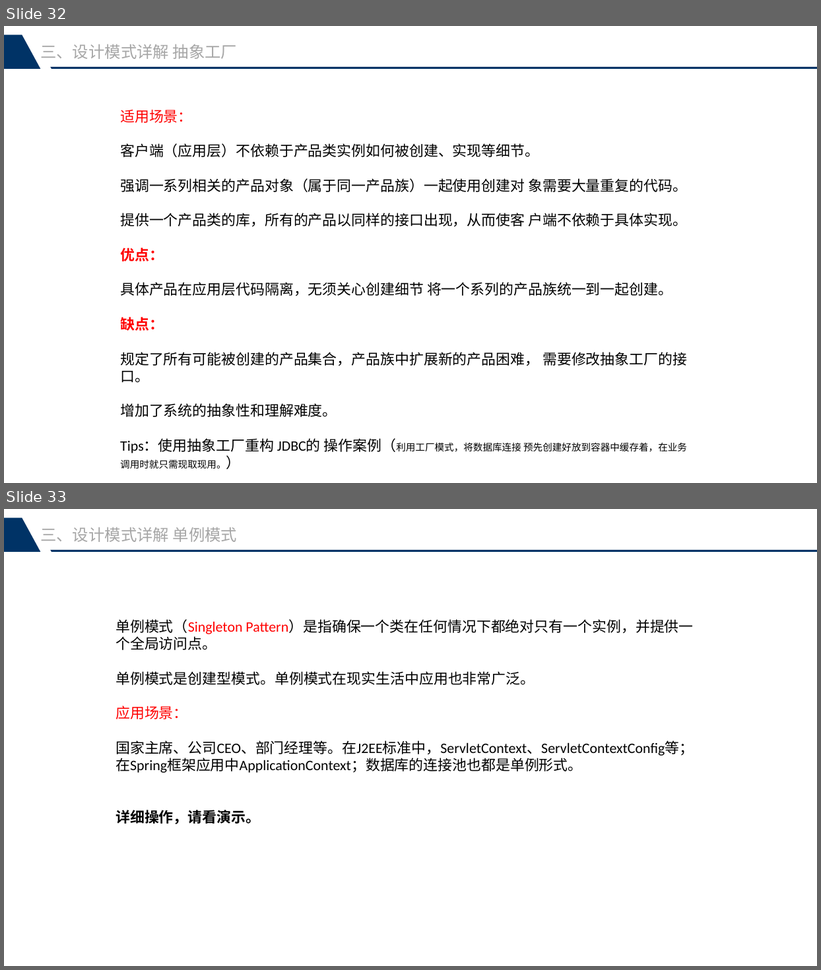
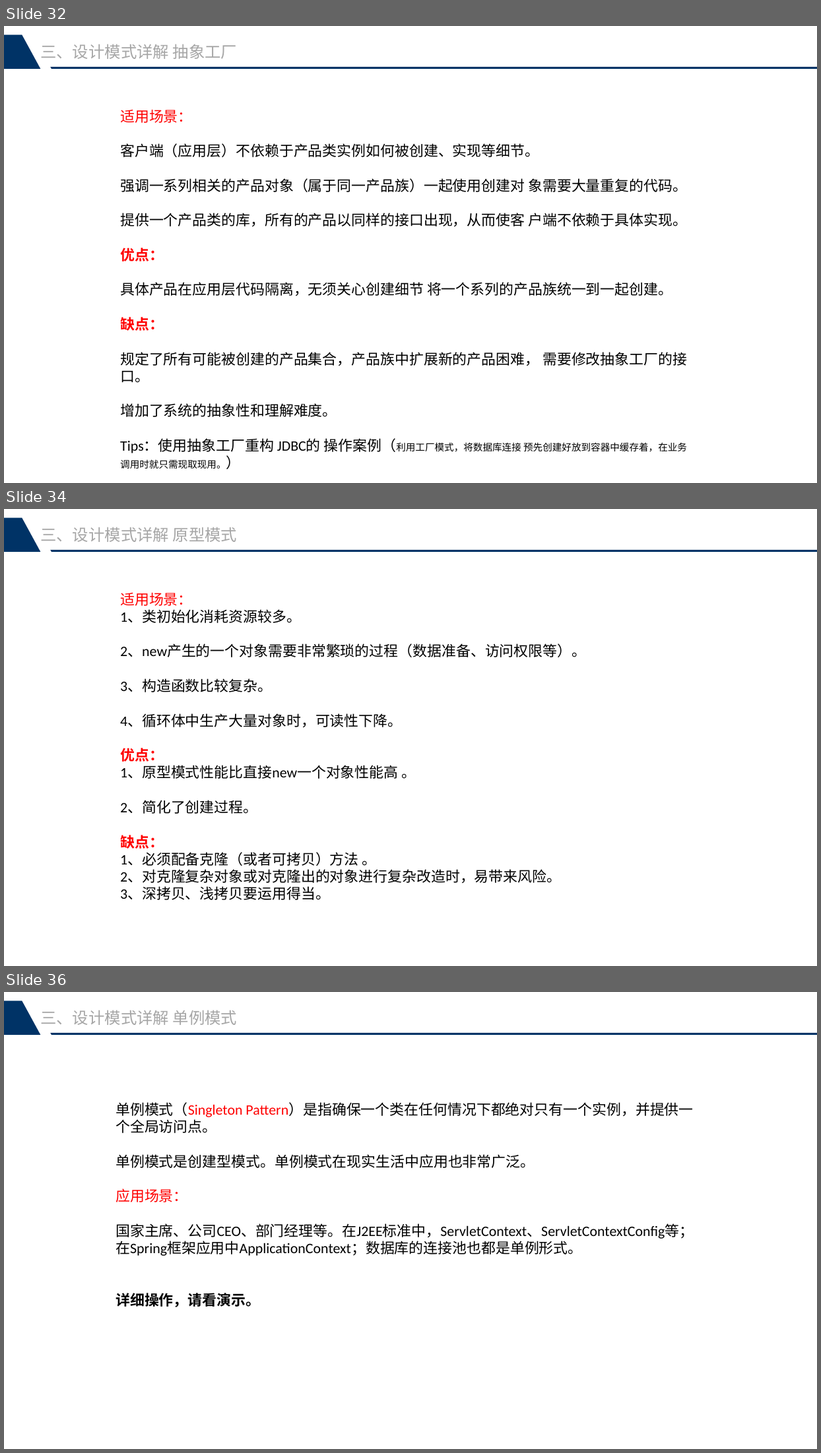
Before and after one commit to harrypottry/pattern, a slide deck: src/main/ppt/张继源-设计模式-20210511.pptx. Shown one above the other, each under a label of ours: slides 32 and 33 before the commit, slides 32, 34 and 36 after it; the slides between them are not shown. The pictures are 821x970 and 821x1453 pixels, drawn with LibreOffice and Linux fonts; fonts in the diff are those of the drawing. Boxes give left, top, right and bottom in pixels: in the first picture for what was removed or moved away, otherwise in the second. Text is boxed around its words. In the diff, an @@ line names an element or a change of style, - is before the commit and + after.

Commit message:
原型模式ppt

```diff
--- a/src/main/ppt/张继源-设计模式-20210511.pptx
+++ b/src/main/ppt/张继源-设计模式-20210511.pptx
@@ slide 34 added at [4, 509, 817, 966], background #FFFFFF @@
@@ freeform shape added at [4, 518, 40, 552], fill #003366 @@
@@ text added at [40, 527, 237, 542], 20 pt, text #A6A6A6 @@
+三、设计模式详解 原型模式
@@ freeform shape added at [50, 550, 817, 552], fill #003366 @@
@@ text added at [120, 593, 586, 900], 18 pt, text #000000 @@
+适用场景：
+1、类初始化消耗资源较多。
+2、new产生的一个对象需要非常繁琐的过程（数据准备、访问权限等）。
+3、构造函数比较复杂。
+4、循环体中生产大量对象时，可读性下降。
+优点：
+1、原型模式性能比直接new一个对象性能高 。
+2、简化了创建过程。
+缺点：
+1、必须配备克隆（或者可拷贝）方法 。
+2、对克隆复杂对象或对克隆出的对象进行复杂改造时，易带来风险。
+3、深拷贝、浅拷贝要运用得当。
@@ what was slide 33 is now slide 36 @@
```
Also in this commit, not shown: 2 other slides added.
